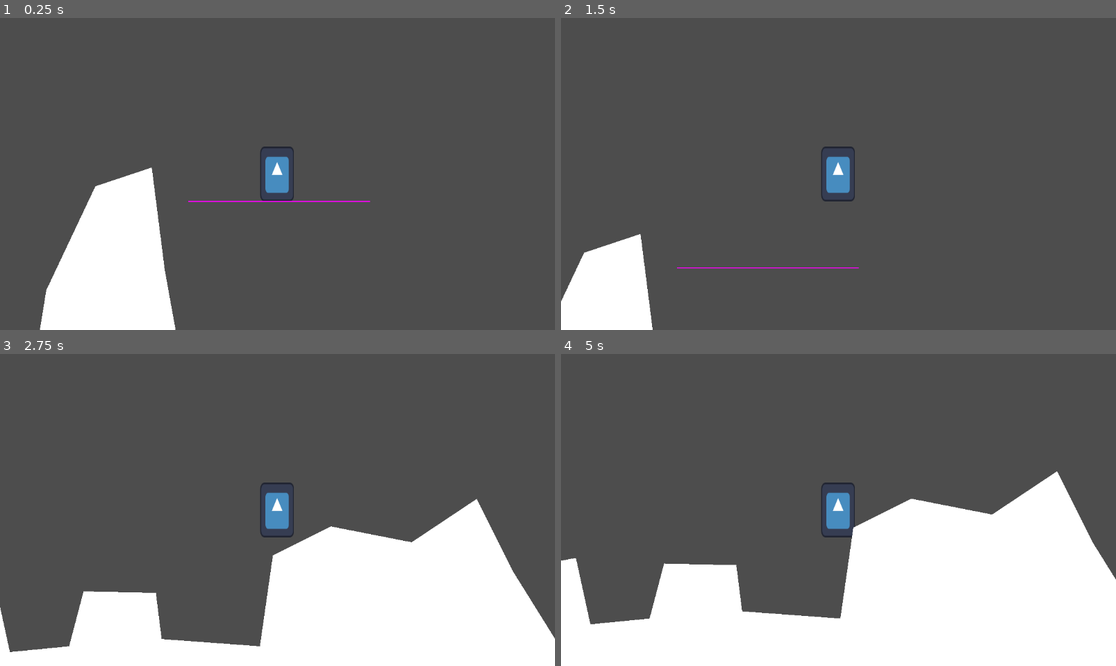
Above: before the commit, frames 1-4 (two rows, left to right).
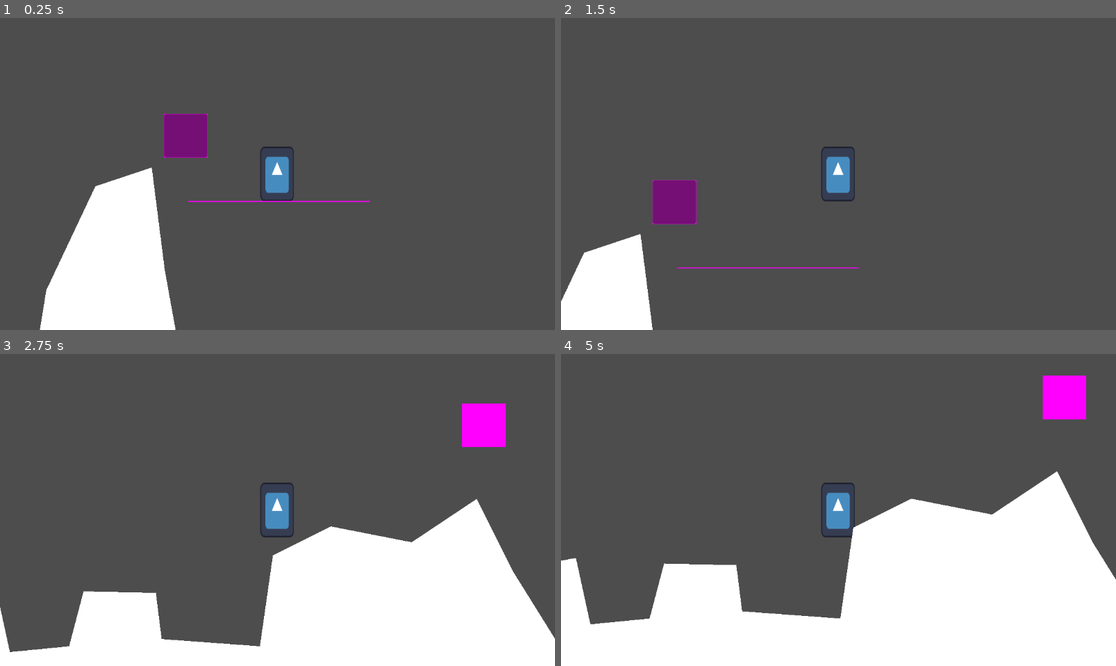
Above: after the commit, the same moments.

Repository: danielathome19/Game-Design-I
Game: Godot game, scene res://kbd_ctrl.tscn
The game is run twice, just before and just after one commit, with the same random seed, the same clock (stepped at 60 frames per second) and the same inputs. This scene is started directly instead of the project's main scene. The engine's default icon, where the game draws it, is replaced by a stand-in: a white triangle on a blue panel in a dark square.
Inputs (mouse positions are in pixels of both pictures, inside the frame that each line leads up to):
- Up to frame 1 (0.25 s): no input
- Up to frame 2 (1.5 s): click (744, 136) at 0.52 s; tap Enter (ui_accept) at 1.25 s; move the mouse to (960, 158) at 1.27 s; hold Right (ui_right) from 1.28 s (still down); click (960, 158) at 1.42 s
- Up to frame 3 (2.75 s): tap Enter (ui_accept) at 1.52 s; release Right (ui_right) at 2 s; drag from (166, 525) to (249, 572) at 2.02 s
- Up to frame 4 (5 s): move the mouse to (894, 441) at 2.77 s; hold Left (ui_left) 2.78-3.5 s; click (894, 441) at 2.92 s; drag from (810, 572) to (672, 463) at 3.52 s; tap Enter (ui_accept) at 4.25, 4.52 s; move the mouse to (1005, 556) at 4.27 s; hold Right (ui_right) from 4.28 s (still down); click (1005, 556) at 4.42 s

The runs differ from the first frame. In frame 1, 1.1% of the frame differs, in the area x 29-38%, y 30-45%; in frame 2, 1.1%, in the area x 16-25%, y 51-67%; in frame 3, 1.1%; in frame 4, 1.1%.

Commit message:
Update 10/10

Diff:
--- a/kbd_ctrl.gd
+++ b/kbd_ctrl.gd
@@ -5,7 +5,21 @@
 func _ready():
 	$world/CollisionPolygon2D/Polygon2D.polygon = $world/CollisionPolygon2D.polygon
 
+func _on_interact_mouse_entered():
+	print("Hovered")
+	if Input.is_mouse_button_pressed(MOUSE_BUTTON_LEFT):
+		$interact.queue_free()  # Delete from world
 
-# Called every frame. 'delta' is the elapsed time since the previous frame.
+var dragging = false
+var offset = Vector2.ZERO
+
 func _process(delta):
-	pass
+	if dragging:
+		$draggable.global_position = get_global_mouse_position() - offset
+
+func _on_button_button_down():
+	dragging = true
+	offset = get_global_mouse_position() - $draggable.global_position
+
+func _on_button_button_up():
+	dragging = false
--- a/kbd_ctrl.tscn
+++ b/kbd_ctrl.tscn
@@ -7,6 +7,11 @@
 b = Vector2(251, 0)
 
 [sub_resource type="PlaceholderTexture2D" id="PlaceholderTexture2D_l20lp"]
+
+[sub_resource type="PlaceholderTexture2D" id="PlaceholderTexture2D_5k5al"]
+
+[sub_resource type="RectangleShape2D" id="RectangleShape2D_ele60"]
+size = Vector2(60, 61)
 
 [node name="kbd_ctrl" type="Node2D"]
 script = ExtResource("1_wl1xs")
@@ -30,3 +35,36 @@
 polygon = PackedVector2Array(-47, 44, -29, 186, 1, 352, -19, 504, 95, 482, 115, 574, 197, 566, 217, 490, 317, 492, 325, …(422 unchanged characters)…
 
 [node name="Polygon2D" type="Polygon2D" parent="world/CollisionPolygon2D"]
+
+[node name="interact" type="RigidBody2D" parent="."]
+position = Vector2(771, 260)
+freeze = true
+
+[node name="Sprite2D" type="Sprite2D" parent="interact"]
+scale = Vector2(60.5, 60.5)
+texture = SubResource("PlaceholderTexture2D_5k5al")
+
+[node name="CollisionShape2D" type="CollisionShape2D" parent="interact"]
+position = Vector2(0, -0.5)
+shape = SubResource("RectangleShape2D_ele60")
+
+[node name="draggable" type="RigidBody2D" parent="."]
+freeze = true
+
+[node name="Sprite2D" type="Sprite2D" parent="draggable"]
+scale = Vector2(60.5, 60.5)
+texture = SubResource("PlaceholderTexture2D_5k5al")
+
+[node name="CollisionShape2D" type="CollisionShape2D" parent="draggable"]
+shape = SubResource("RectangleShape2D_ele60")
+
+[node name="Button" type="Button" parent="draggable"]
+offset_left = -30.0
+offset_top = -30.0
+offset_right = 30.0
+offset_bottom = 30.0
+focus_mode = 0
+
+[connection signal="mouse_entered" from="interact" to="." method="_on_interact_mouse_entered"]
+[connection signal="button_down" from="draggable/Button" to="." method="_on_button_button_down"]
+[connection signal="button_up" from="draggable/Button" to="." method="_on_button_button_up"]
Not shown: 1 places in kbd_ctrl.tscn that only renumber resources
